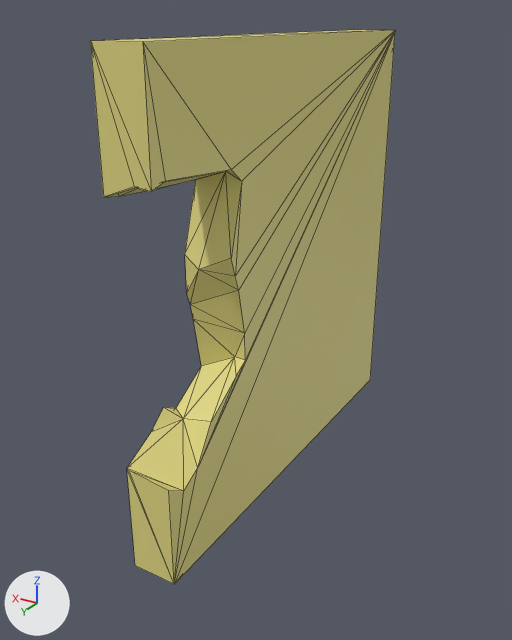
Before and after pictures for a commit that changed the glTF model Assets/BrokenWall2.glb.
One viewpoint serves both versions: a 50 mm lens placed at (-1.4, 2.7, 2.07), pointed at (0.13, 0.15, 0.8). The lights are fixed; the arrows at lower left show +X, +Y and +Z. Mesh edges are drawn as thin lines. Vertices at the same position are counted once.

Before the edit, the objects in view are built like this:
```python
me_cube_007_convcol_002 = bpy.data.meshes.new('Cube.007-convcol.002')
me_cube_007_convcol_002.from_pydata(...)  # 43 vertices, 82 faces; spans x 0.0..0.2, y -1.0..1.0, z 0.0..2.0
me_cube_007_convcol_002.materials.append(mat_material)  # yellow #e1d782
ob_brokenwall2 = bpy.data.objects.new('BrokenWall2', me_cube_007_convcol_002)
ob_brokenwall2.location = (0.0, 0.0, 0.0)
```
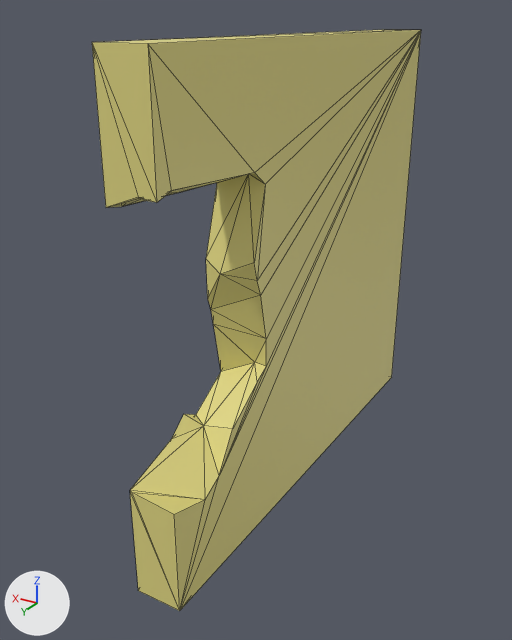
Pixel boxes (x1, y1, x2, y2) of what changed, in the pictures (512 x 640 px; the box of a moved part takes in the faces that stretch with it):
'BrokenWall2', reshaped (8% wider)
    before: (90, 30, 395, 584)
    after: (92, 30, 421, 611)
part 1 of me_cube_007_convcol_002, moved or reshaped
    before: (93, 30, 395, 583)
    after: (103, 30, 421, 610)
part 2 of me_cube_007_convcol_002, moved or reshaped
    before: (152, 170, 245, 490)
    after: (172, 173, 266, 499)
part 3 of me_cube_007_convcol_002, moved or reshaped
    before: (90, 41, 231, 584)
    after: (92, 42, 254, 611)

The change, as a list of edits to the scene's bpy script:
```text
Change me_cube_007_convcol_002:
    where me_cube_007_convcol_002.from_pydata(...)  # 43 vertices, 82 faces; spans x 0.0..0.2, y -1.0..1.0, z 0.0..2.0
    used by ob_brokenwall2; location = (0.0, 0.0, 0.0)
    me_cube_007_convcol_002 part 1: all 4 vertices in x 0.0..0.2, y -1.0, z 0.0..2.0 are moved by (-0.1, -0.1, 0.0)
    me_cube_007_convcol_002 part 2: all 25 vertices in x 0.0..0.2, y 0.45..0.91, z 0.39..1.56 are moved by (-0.1, 0.0, 0.0)
    me_cube_007_convcol_002 part 3: all 14 vertices in x 0.0..0.2, y 0.93..1.0, z 0.0..2.0 are moved by (-0.1, 0.1, 0.0)
```
